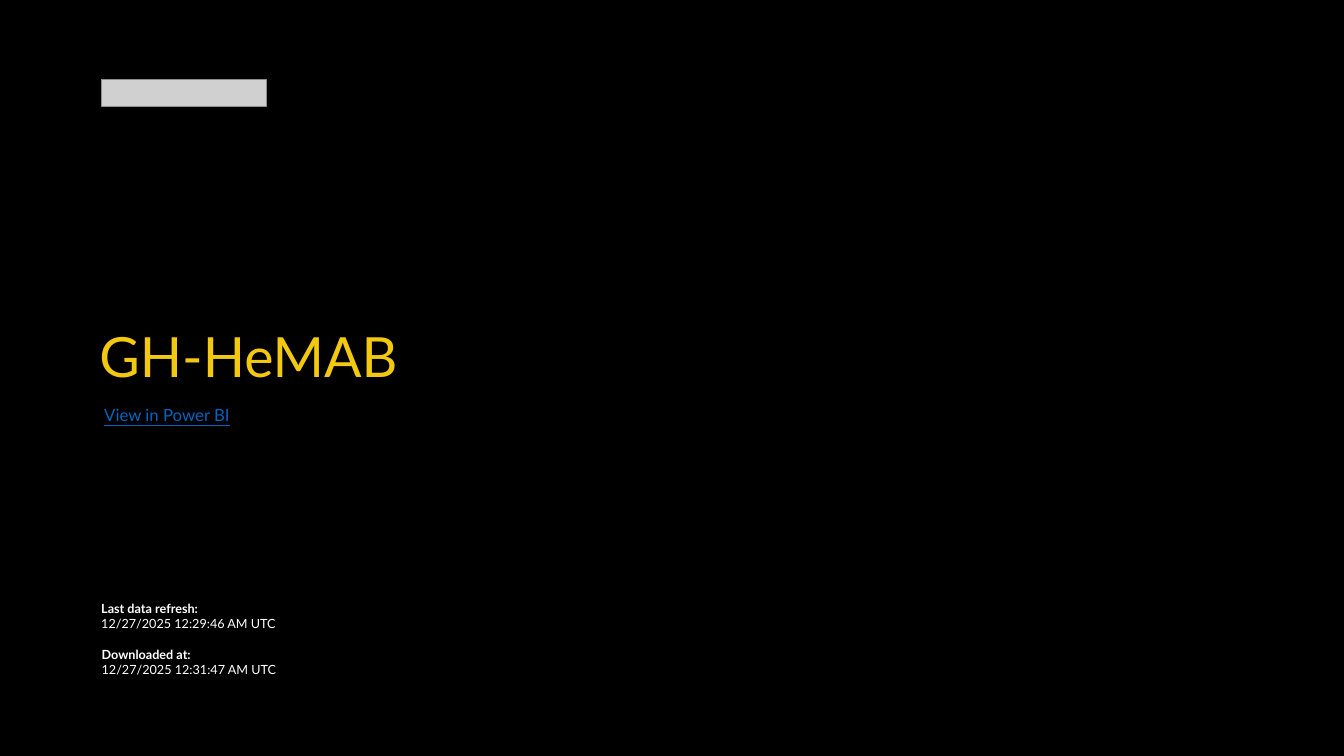
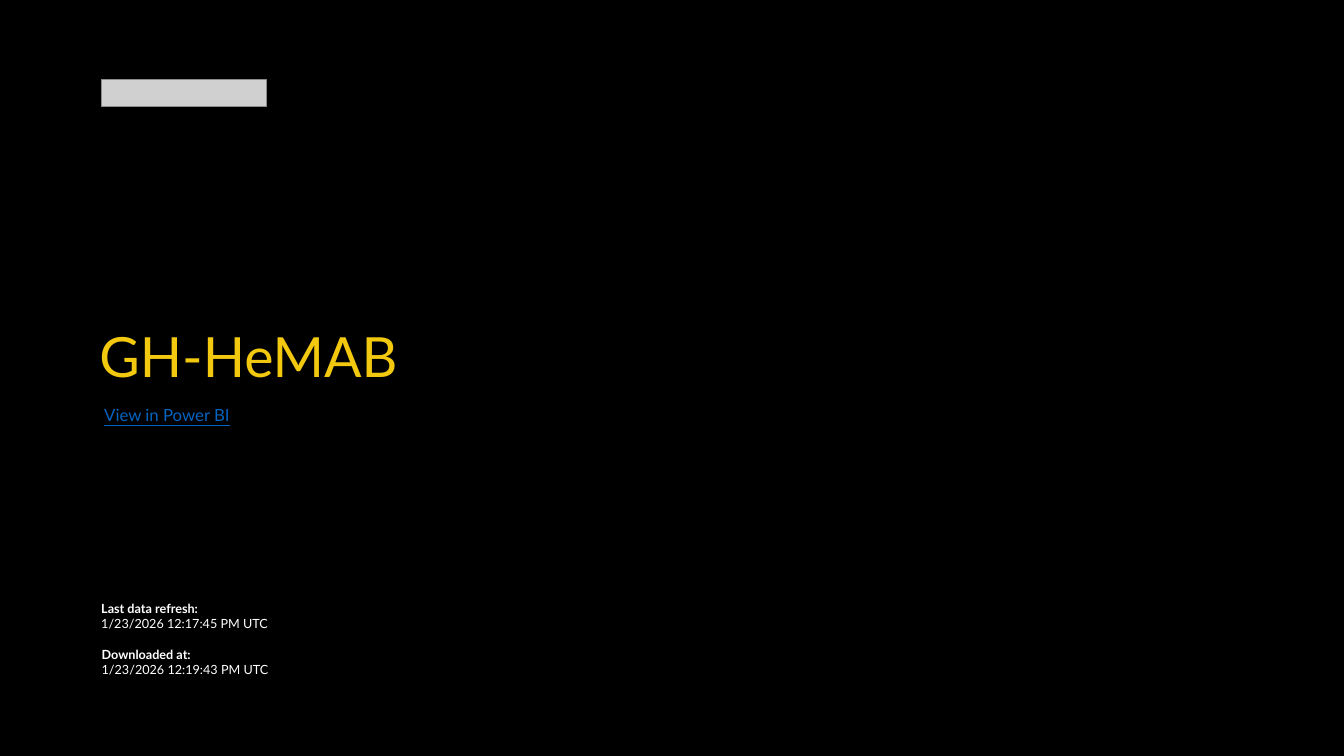
Before and after one commit to WilliamDormechele/HeMAB-Dashboard, a slide deck: slide 1 of reports/PowerBI/HeMAB_QA_Dashboard_Latest.pptx. Drawn at 1344x756 pixels with LibreOffice and Linux fonts; fonts in the diff are those of the drawing; grey boxes stand for pictures; background and template pictures are left out. Boxes give left, top, right and bottom in pixels: in the first picture for what was removed or moved away, otherwise in the second. Text is boxed around its words. In the diff, an @@ line names an element or a change of style, - is before the commit and + after.

```diff
--- a/reports/PowerBI/HeMAB_QA_Dashboard_Latest.pptx
+++ b/reports/PowerBI/HeMAB_QA_Dashboard_Latest.pptx
@@ text at <box>101,618,268,629</box>: text changed @@
-12/27/2025 12:29:46 AM UTC
+1/23/2026 12:17:45 PM UTC
@@ text at <box>102,664,269,675</box>: text changed @@
-12/27/2025 12:31:47 AM UTC
+1/23/2026 12:19:43 PM UTC
```
Also in this commit, not shown: 1 other file.
